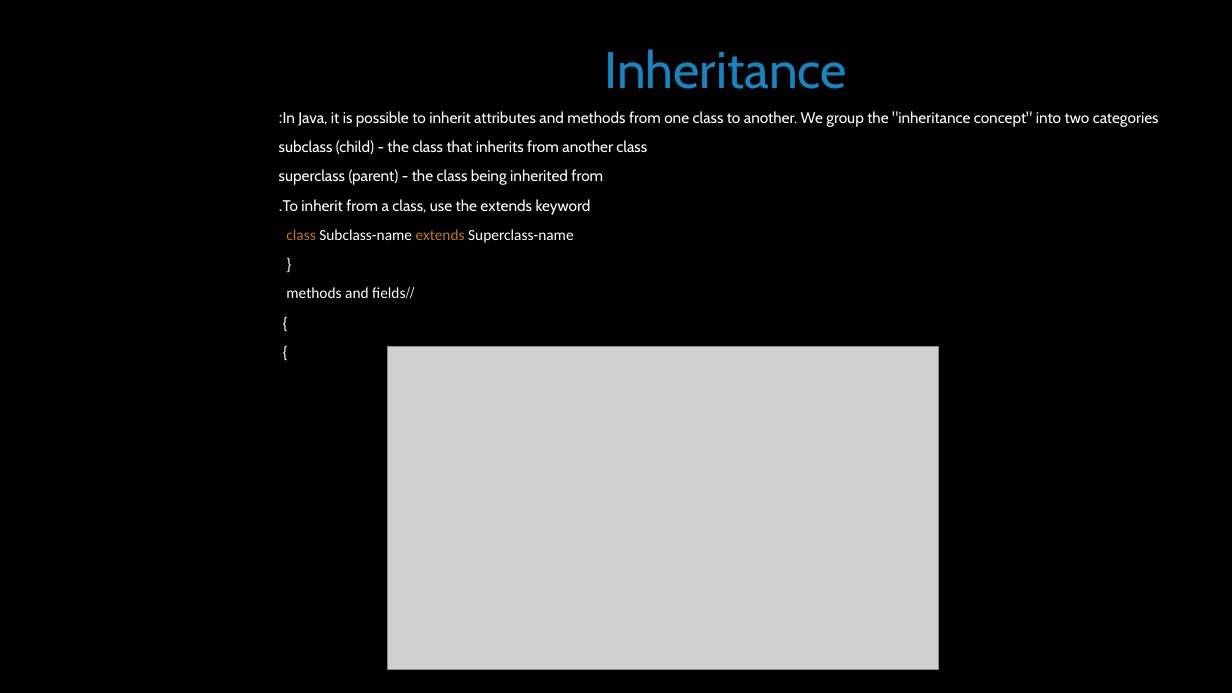
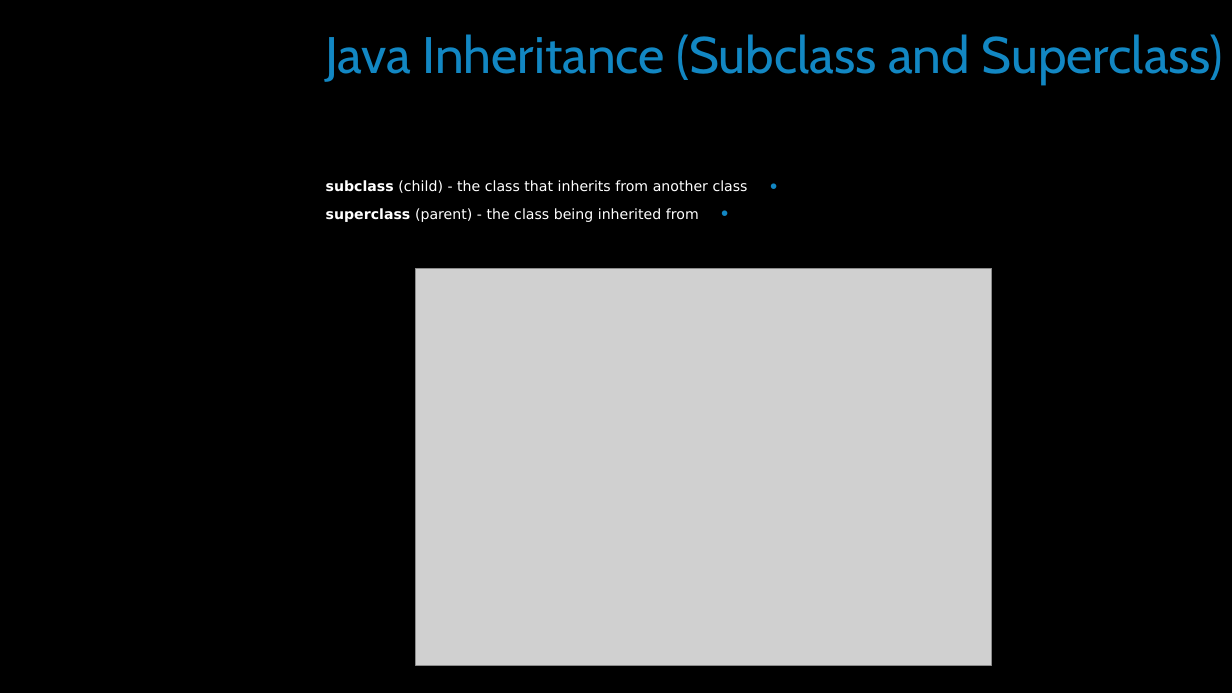
Before and after one commit to simon-pikalov/Ariel_OOP_2020, a slide deck: slide 18 of Classes/week_01/ta1/simon_group/oop1.pptx. Drawn at 1232x693 pixels with LibreOffice and Linux fonts; fonts in the diff are those of the drawing; grey boxes stand for pictures; background and template pictures are left out. Boxes give left, top, right and bottom in pixels: in the first picture for what was removed or moved away, otherwise in the second. Text is boxed around its words. In the diff, an @@ line names an element or a change of style, - is before the commit and + after.

```diff
--- a/Classes/week_01/ta1/simon_group/oop1.pptx
+++ b/Classes/week_01/ta1/simon_group/oop1.pptx
@@ text "subclass (child) - the class ...": place and size @@
-text "subclass (child) - the class ..." at <box>279,111,1159,298</box>
+text "subclass (child) - the class ..." at <box>326,180,748,222</box>
@@ text "subclass (child) - the class ..." at <box>326,180,748,222</box>: size 12 to 11 pt, font Cabin to DejaVu Sans; bold on in "subclass", "superclass"; bullet none to • @@
@@ title at <box>325,34,1223,84</box>: text changed @@
-Inheritance
+Java Inheritance (Subclass and Superclass)
@@ text at <box>283,111,1159,127</box>: paragraph removed @@
-In Java, it is possible to inherit attributes and methods from one class to another. We group the "inheritance concept" into two categories:
@@ text at <box>283,199,591,298</box>: paragraphs removed @@
-To inherit from a class, use the extends keyword.
-class Subclass-name extends Superclass-name
-{
-//methods and fields
-}
-}
@@ picture: place and size @@
-picture at <box>388,347,939,670</box>
+picture at <box>416,268,993,665</box>
```
Also in this commit, not shown: 5 other slides changed, 3 slides added, 2 slides removed, 4 other files.
